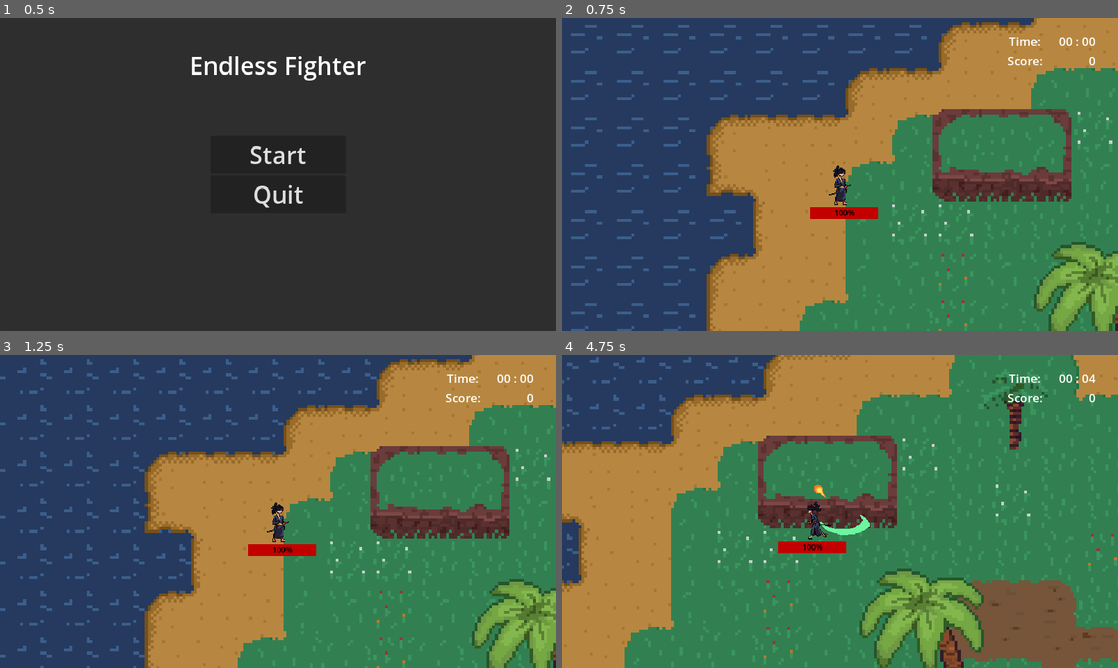
Above: before the commit, frames 1-4 (two rows, left to right).
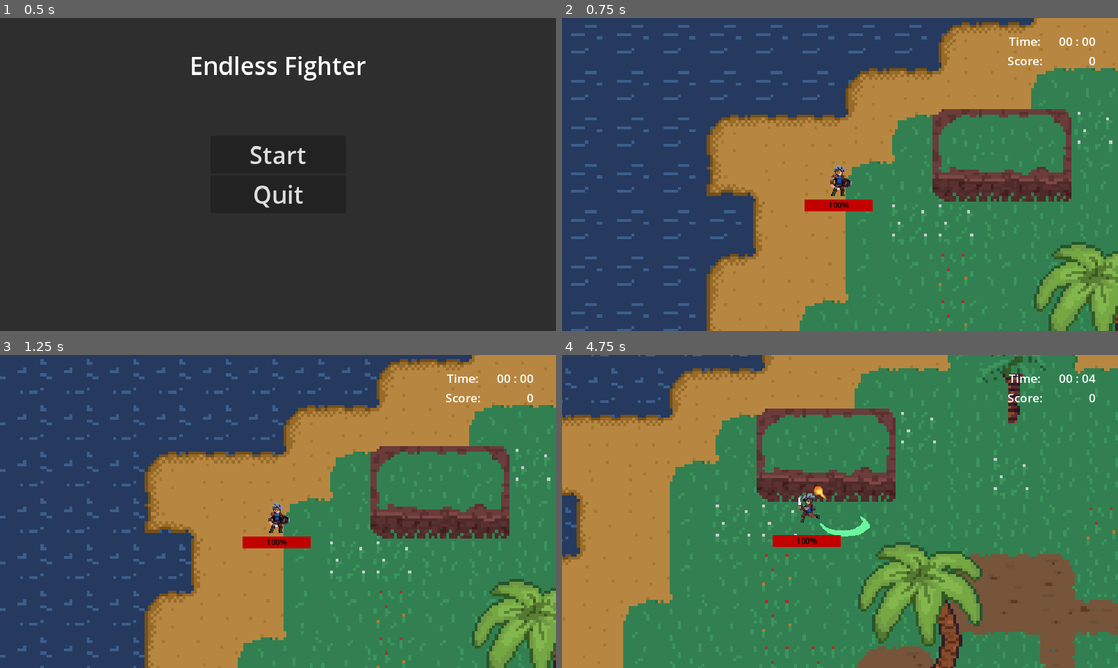
Above: after the commit, the same moments.

Repository: Maibo1608/Interaktive-Systeme
Game: Godot game, scene res://Scenes/main_menu.tscn
Two runs of this game, one before a commit and one after it. Both use one fixed random seed, a clock stepped at 60 frames per second and the inputs below.
Inputs:
- Up to frame 1 (0.5 s): no input
- Up to frame 2 (0.75 s): click "Start" at 0.5 s
- Up to frame 3 (1.25 s): no input
- Up to frame 4 (4.75 s): hold D (right) 1.28-2.03 s; tap Space (attack) every 0.75 s from 1.35 to 4.35 s; hold S (down) 2.03-2.78 s; hold D (right) 2.78-3.53 s; hold W (up) 3.53-4.28 s; hold A (left) from 4.28 s (still down)

Frame 1 is identical in both runs. In frame 2, 0.9% of the frame differs, in the area x 43-57%, y 46-65%; in frame 3, 0.9%; in frame 4, 29%, in the area x 0-100%, y 0-100%.

Commit message:
fix enemy silhouette, added player 16 bit sprites

Diff:
--- a/Scenes/Enemies/Enemy_Flame.tscn
+++ b/Scenes/Enemies/Enemy_Soldier.tscn
@@ -369,11 +369,11 @@
 radius = 11.3333
 height = 28.0
 
-[node name="Enemy_Flame" type="RigidBody2D"]
+[node name="Enemy_Soldier" type="RigidBody2D"]
 collision_layer = 2
 collision_mask = 0
 gravity_scale = 0.0
-script = ExtResource("1_0vnk1")
+script = ExtResource("1_thb67")
 
 [node name="visuals" type="AnimatedSprite2D" parent="."]
 scale = Vector2(2.5, 2.5)
--- a/Scenes/EnemySpawner.tscn
+++ b/Scenes/EnemySpawner.tscn
@@ -1,7 +1,7 @@
 [gd_scene load_steps=11 format=3 uid="uid://dpjp6bludgedi"]
 
 [ext_resource type="Script" path="res://Scripts/EnemySpawner.gd" id="1_fyqoj"]
-[ext_resource type="PackedScene" uid="uid://b8uuruy3hcybn" path="res://Scenes/Enemies/Enemy_Flame.tscn" id="2_0jybx"]
+[ext_resource type="PackedScene" uid="uid://b8uuruy3hcybn" path="res://Scenes/Enemies/Enemy_Soldier.tscn" id="2_0mfr7"]
 [ext_resource type="Script" path="res://Scripts/spawn_info.gd" id="2_1tctn"]
 [ext_resource type="PackedScene" uid="uid://c67jhj0kaig6b" path="res://Scenes/Enemies/Enemy_Skeleton.tscn" id="4_c1ny0"]
 [ext_resource type="PackedScene" uid="uid://hdhm5078a5wg" path="res://Scenes/Enemies/Enemy_Orc_Warrior.tscn" id="5_eme3r"]
@@ -11,7 +11,7 @@
 script = ExtResource("2_1tctn")
 time_start = 1
 time_end = 60
-enemy = ExtResource("2_0jybx")
+enemy = ExtResource("2_0mfr7")
 enemy_num = 1
 enemy_spawn_delay = 1
 
--- a/Scenes/player.tscn
+++ b/Scenes/player.tscn
@@ -1,9 +1,7 @@
 [gd_scene load_steps=42 format=3 uid="uid://ch2ty1ue7e3sj"]
 
 [ext_resource type="Script" path="res://Scripts/player.gd" id="1_jfwkt"]
-[ext_resource type="Texture2D" uid="uid://ckwy25wh4j5u2" path="res://Textures/Samurai/Idle.png" id="2_64nu8"]
-[ext_resource type="Texture2D" uid="uid://d3402dpcwovbs" path="res://Textures/Samurai/Attack_1.png" id="2_p84xu"]
-[ext_resource type="Texture2D" uid="uid://cmakelkbqfjmn" path="res://Textures/Samurai/Run.png" id="3_audvp"]
+[ext_resource type="Texture2D" uid="uid://lbh2tih22xln" path="res://Textures/16 Bit/generic_char_v0.2/png/blue/char_blue_1.png" id="2_yiyvf"]
 [ext_resource type="Shader" path="res://shaders/silhouette.gdshader" id="5_6cc7a"]
 [ext_resource type="Texture2D" uid="uid://nkqkgk3qubn7" path="res://Textures/attacks/SP301_nyknck/SP301_01.png" id="6_bko6b"]
 [ext_resource type="Texture2D" uid="uid://bvuwbrbvj0o72" path="res://Textures/attacks/SP301_nyknck/SP301_02.png" id="7_v44rb"]
@@ -11,106 +9,114 @@
 [ext_resource type="Texture2D" uid="uid://knuhvu5ges4j" path="res://Textures/attacks/SP301_nyknck/SP301_04.png" id="9_3acoq"]
 [ext_resource type="Texture2D" uid="uid://78f8qw0ibifa" path="res://Textures/attacks/SP301_nyknck/SP301_05.png" id="10_sjxgx"]
 
-[sub_resource type="AtlasTexture" id="AtlasTexture_86dnr"]
-atlas = ExtResource("2_64nu8")
-region = Rect2(0, 0, 128, 128)
-
-[sub_resource type="AtlasTexture" id="AtlasTexture_2cdj0"]
-atlas = ExtResource("2_64nu8")
-region = Rect2(128, 0, 128, 128)
-
-[sub_resource type="AtlasTexture" id="AtlasTexture_14p8h"]
-atlas = ExtResource("2_64nu8")
-region = Rect2(256, 0, 128, 128)
-
-[sub_resource type="AtlasTexture" id="AtlasTexture_ofnki"]
-atlas = ExtResource("2_64nu8")
-region = Rect2(384, 0, 128, 128)
-
-[sub_resource type="AtlasTexture" id="AtlasTexture_mvrjh"]
-atlas = ExtResource("2_64nu8")
-region = Rect2(512, 0, 128, 128)
-
-[sub_resource type="AtlasTexture" id="AtlasTexture_2xi5v"]
-atlas = ExtResource("2_64nu8")
-region = Rect2(640, 0, 128, 128)
-
-[sub_resource type="AtlasTexture" id="AtlasTexture_iy5ck"]
-atlas = ExtResource("3_audvp")
-region = Rect2(0, 0, 128, 128)
-
-[sub_resource type="AtlasTexture" id="AtlasTexture_kbynq"]
-atlas = ExtResource("3_audvp")
-region = Rect2(128, 0, 128, 128)
-
-[sub_resource type="AtlasTexture" id="AtlasTexture_62t7j"]
-atlas = ExtResource("3_audvp")
-region = Rect2(256, 0, 128, 128)
-
-[sub_resource type="AtlasTexture" id="AtlasTexture_v8pqf"]
-atlas = ExtResource("3_audvp")
-region = Rect2(384, 0, 128, 128)
-
-[sub_resource type="AtlasTexture" id="AtlasTexture_v50el"]
-atlas = ExtResource("3_audvp")
-region = Rect2(512, 0, 128, 128)
-
-[sub_resource type="AtlasTexture" id="AtlasTexture_sj8am"]
-atlas = ExtResource("3_audvp")
-region = Rect2(640, 0, 128, 128)
-
-[sub_resource type="AtlasTexture" id="AtlasTexture_0tluq"]
-atlas = ExtResource("3_audvp")
-region = Rect2(768, 0, 128, 128)
-
-[sub_resource type="AtlasTexture" id="AtlasTexture_ctr56"]
-atlas = ExtResource("3_audvp")
-region = Rect2(896, 0, 128, 128)
-
-[sub_resource type="AtlasTexture" id="AtlasTexture_oqs1h"]
-atlas = ExtResource("2_p84xu")
-region = Rect2(0, 0, 128, 128)
-
-[sub_resource type="AtlasTexture" id="AtlasTexture_xrdkc"]
-atlas = ExtResource("2_p84xu")
-region = Rect2(128, 0, 128, 128)
-
-[sub_resource type="AtlasTexture" id="AtlasTexture_n2j3s"]
-atlas = ExtResource("2_p84xu")
-region = Rect2(256, 0, 128, 128)
-
-[sub_resource type="AtlasTexture" id="AtlasTexture_7y6va"]
-atlas = ExtResource("2_p84xu")
-region = Rect2(384, 0, 128, 128)
-
-[sub_resource type="AtlasTexture" id="AtlasTexture_al85v"]
-atlas = ExtResource("2_p84xu")
-region = Rect2(512, 0, 128, 128)
-
-[sub_resource type="AtlasTexture" id="AtlasTexture_x20j8"]
-atlas = ExtResource("2_p84xu")
-region = Rect2(640, 0, 128, 128)
+[sub_resource type="AtlasTexture" id="AtlasTexture_bjvy1"]
+atlas = ExtResource("2_yiyvf")
+region = Rect2(0, 0, 56, 68)
+
+[sub_resource type="AtlasTexture" id="AtlasTexture_qikmx"]
+atlas = ExtResource("2_yiyvf")
+region = Rect2(56, 0, 56, 68)
+
+[sub_resource type="AtlasTexture" id="AtlasTexture_4o1h3"]
+atlas = ExtResource("2_yiyvf")
+region = Rect2(112, 0, 56, 68)
+
+[sub_resource type="AtlasTexture" id="AtlasTexture_qgd2r"]
+atlas = ExtResource("2_yiyvf")
+region = Rect2(168, 0, 56, 68)
+
+[sub_resource type="AtlasTexture" id="AtlasTexture_cktlx"]
+atlas = ExtResource("2_yiyvf")
+region = Rect2(224, 0, 56, 68)
+
+[sub_resource type="AtlasTexture" id="AtlasTexture_j0qte"]
+atlas = ExtResource("2_yiyvf")
+region = Rect2(280, 0, 56, 68)
+
+[sub_resource type="AtlasTexture" id="AtlasTexture_rjv33"]
+atlas = ExtResource("2_yiyvf")
+region = Rect2(0, 122, 56, 61)
+
+[sub_resource type="AtlasTexture" id="AtlasTexture_rrk0g"]
+atlas = ExtResource("2_yiyvf")
+region = Rect2(56, 122, 56, 61)
+
+[sub_resource type="AtlasTexture" id="AtlasTexture_kovyr"]
+atlas = ExtResource("2_yiyvf")
+region = Rect2(112, 122, 56, 61)
+
+[sub_resource type="AtlasTexture" id="AtlasTexture_lltyj"]
+atlas = ExtResource("2_yiyvf")
+region = Rect2(168, 122, 56, 61)
+
+[sub_resource type="AtlasTexture" id="AtlasTexture_1bt6m"]
+atlas = ExtResource("2_yiyvf")
+region = Rect2(224, 122, 56, 61)
+
+[sub_resource type="AtlasTexture" id="AtlasTexture_4mnbv"]
+atlas = ExtResource("2_yiyvf")
+region = Rect2(280, 122, 56, 61)
+
+[sub_resource type="AtlasTexture" id="AtlasTexture_grdkl"]
+atlas = ExtResource("2_yiyvf")
+region = Rect2(336, 122, 56, 61)
+
+[sub_resource type="AtlasTexture" id="AtlasTexture_k25bh"]
+atlas = ExtResource("2_yiyvf")
+region = Rect2(392, 122, 56, 61)
+
+[sub_resource type="AtlasTexture" id="AtlasTexture_0hgso"]
+atlas = ExtResource("2_yiyvf")
+region = Rect2(0, 61, 56, 61)
+
+[sub_resource type="AtlasTexture" id="AtlasTexture_vwj81"]
+atlas = ExtResource("2_yiyvf")
+region = Rect2(56, 61, 56, 61)
+
+[sub_resource type="AtlasTexture" id="AtlasTexture_m2o2q"]
+atlas = ExtResource("2_yiyvf")
+region = Rect2(112, 61, 56, 61)
+
+[sub_resource type="AtlasTexture" id="AtlasTexture_jq40j"]
+atlas = ExtResource("2_yiyvf")
+region = Rect2(168, 61, 56, 61)
+
+[sub_resource type="AtlasTexture" id="AtlasTexture_7mxca"]
+atlas = ExtResource("2_yiyvf")
+region = Rect2(224, 61, 56, 61)
+
+[sub_resource type="AtlasTexture" id="AtlasTexture_phssi"]
+atlas = ExtResource("2_yiyvf")
+region = Rect2(280, 61, 56, 61)
+
+[sub_resource type="AtlasTexture" id="AtlasTexture_37au6"]
+atlas = ExtResource("2_yiyvf")
+region = Rect2(336, 61, 56, 61)
+
+[sub_resource type="AtlasTexture" id="AtlasTexture_w2thd"]
+atlas = ExtResource("2_yiyvf")
+region = Rect2(392, 61, 56, 61)
 
 [sub_resource type="SpriteFrames" id="SpriteFrames_ier7n"]
 animations = [{
 "frames": [{
 "duration": 1.0,
-"texture": SubResource("AtlasTexture_86dnr")
-}, {
-"duration": 1.0,
-"texture": SubResource("AtlasTexture_2cdj0")
-}, {
-"duration": 1.0,
-"texture": SubResource("AtlasTexture_14p8h")
-}, {
-"duration": 1.0,
-"texture": SubResource("AtlasTexture_ofnki")
-}, {
-"duration": 1.0,
-"texture": SubResource("AtlasTexture_mvrjh")
-}, {
-"duration": 1.0,
-"texture": SubResource("AtlasTexture_2xi5v")
+"texture": SubResource("AtlasTexture_bjvy1")
+}, {
+"duration": 1.0,
+"texture": SubResource("AtlasTexture_qikmx")
+}, {
+"duration": 1.0,
+"texture": SubResource("AtlasTexture_4o1h3")
+}, {
+"duration": 1.0,
+"texture": SubResource("AtlasTexture_qgd2r")
+}, {
+"duration": 1.0,
+"texture": SubResource("AtlasTexture_cktlx")
+}, {
+"duration": 1.0,
+"texture": SubResource("AtlasTexture_j0qte")
 }],
 "loop": true,
 "name": &"Idle",
@@ -118,28 +124,28 @@
 }, {
 "frames": [{
 "duration": 1.0,
-"texture": SubResource("AtlasTexture_iy5ck")
-}, {
-"duration": 1.0,
-"texture": SubResource("AtlasTexture_kbynq")
-}, {
-"duration": 1.0,
-"texture": SubResource("AtlasTexture_62t7j")
-}, {
-"duration": 1.0,
-"texture": SubResource("AtlasTexture_v8pqf")
-}, {
-"duration": 1.0,
-"texture": SubResource("AtlasTexture_v50el")
-}, {
-"duration": 1.0,
-"texture": SubResource("AtlasTexture_sj8am")
-}, {
-"duration": 1.0,
-"texture": SubResource("AtlasTexture_0tluq")
-}, {
-"duration": 1.0,
-"texture": SubResource("AtlasTexture_ctr56")
+"texture": SubResource("AtlasTexture_rjv33")
+}, {
+"duration": 1.0,
+"texture": SubResource("AtlasTexture_rrk0g")
+}, {
+"duration": 1.0,
+"texture": SubResource("AtlasTexture_kovyr")
+}, {
+"duration": 1.0,
+"texture": SubResource("AtlasTexture_lltyj")
+}, {
+"duration": 1.0,
+"texture": SubResource("AtlasTexture_1bt6m")
+}, {
+"duration": 1.0,
+"texture": SubResource("AtlasTexture_4mnbv")
+}, {
+"duration": 1.0,
+"texture": SubResource("AtlasTexture_grdkl")
+}, {
+"duration": 1.0,
+"texture": SubResource("AtlasTexture_k25bh")
 }],
 "loop": true,
 "name": &"Run",
@@ -147,22 +153,28 @@
 }, {
 "frames": [{
 "duration": 1.0,
-"texture": SubResource("AtlasTexture_oqs1h")
-}, {
-"duration": 1.0,
-"texture": SubResource("AtlasTexture_xrdkc")
-}, {
-"duration": 1.0,
-"texture": SubResource("AtlasTexture_n2j3s")
-}, {
-"duration": 1.0,
-"texture": SubResource("AtlasTexture_7y6va")
-}, {
-"duration": 1.0,
-"texture": SubResource("AtlasTexture_al85v")
-}, {
-"duration": 1.0,
-"texture": SubResource("AtlasTexture_x20j8")
+"texture": SubResource("AtlasTexture_0hgso")
+}, {
+"duration": 1.0,
+"texture": SubResource("AtlasTexture_vwj81")
+}, {
+"duration": 1.0,
+"texture": SubResource("AtlasTexture_m2o2q")
+}, {
+"duration": 1.0,
+"texture": SubResource("AtlasTexture_jq40j")
+}, {
+"duration": 1.0,
+"texture": SubResource("AtlasTexture_7mxca")
+}, {
+"duration": 1.0,
+"texture": SubResource("AtlasTexture_phssi")
+}, {
+"duration": 1.0,
+"texture": SubResource("AtlasTexture_37au6")
+}, {
+"duration": 1.0,
+"texture": SubResource("AtlasTexture_w2thd")
 }],
 "loop": false,
 "name": &"melee_attack1",
@@ -174,11 +186,11 @@
 shader_parameter/silhouette_color = Color(0, 0, 0, 0.5)
 
 [sub_resource type="CapsuleShape2D" id="CapsuleShape2D_tg74n"]
-radius = 16.0
-height = 32.0
+radius = 19.0
+height = 64.0
 
 [sub_resource type="RectangleShape2D" id="RectangleShape2D_vuybb"]
-size = Vector2(30, 57)
+size = Vector2(30.75, 49.625)
 
 [sub_resource type="StyleBoxFlat" id="StyleBoxFlat_443d6"]
 bg_color = Color(0.329412, 0, 0, 1)
@@ -354,32 +366,33 @@
 script = ExtResource("1_jfwkt")
 
 [node name="visuals" type="AnimatedSprite2D" parent="."]
+scale = Vector2(2, 2)
 sprite_frames = SubResource("SpriteFrames_ier7n")
 animation = &"Idle"
 
 [node name="silhouette" type="AnimatedSprite2D" parent="."]
 z_index = 100
 material = SubResource("ShaderMaterial_iykvx")
+scale = Vector2(1.75, 1.75)
 sprite_frames = SubResource("SpriteFrames_ier7n")
-animation = &"Idle"
+animation = &"melee_attack1"
 
 [node name="collider" type="CollisionShape2D" parent="."]
-position = Vector2(1, 56)
+position = Vector2(-6, 14)
 shape = SubResource("CapsuleShape2D_tg74n")
 
 [node name="hitbox" type="Area2D" parent="."]
-visible = false
 collision_mask = 3
 
 [node name="CollisionShape2D" type="CollisionShape2D" parent="hitbox"]
-position = Vector2(2, 35.5)
+position = Vector2(-4, 16)
 shape = SubResource("RectangleShape2D_vuybb")
 
 [node name="Healthbar" type="ProgressBar" parent="."]
-offset_left = -62.0
-offset_top = 68.0
-offset_right = 79.0
-offset_bottom = 91.0
+offset_left = -74.0
+offset_top = 52.0
+offset_right = 67.0
+offset_bottom = 75.0
 theme_override_colors/font_color = Color(0, 0, 0, 1)
 theme_override_colors/font_outline_color = Color(0, 0, 0, 1)
 theme_override_styles/background = SubResource("StyleBoxFlat_443d6")
--- a/Scripts/enemy.gd
+++ b/Scripts/enemy.gd
@@ -1,6 +1,7 @@
 extends RigidBody2D
 
 @onready var visuals = $visuals
+@onready var silhouette = $silhouette
 @onready var player = get_tree().get_first_node_in_group("player")
 
 signal killed(points)
@@ -28,6 +29,10 @@
 		else:
 			visuals.flip_h = false
 		position = position + (global_position.direction_to(player.global_position) * speed * delta)
+	silhouette.animation = visuals.animation
+	silhouette.frame = visuals.frame
+	silhouette.flip_v = visuals.flip_v
+	silhouette.flip_h = visuals.flip_h
 
 
 func take_damage(amount: int)-> void:
Not shown: 2 places in Scenes/Enemies/Enemy_Soldier.tscn that only renumber resources
